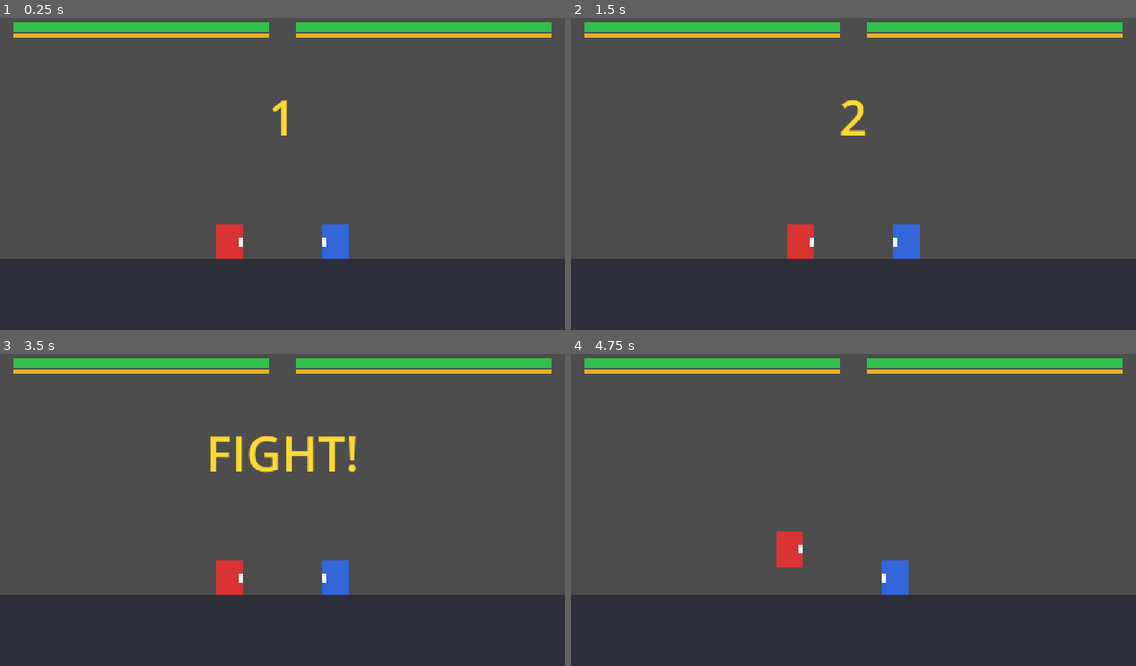
Above: before the commit, frames 1-4 (two rows, left to right).
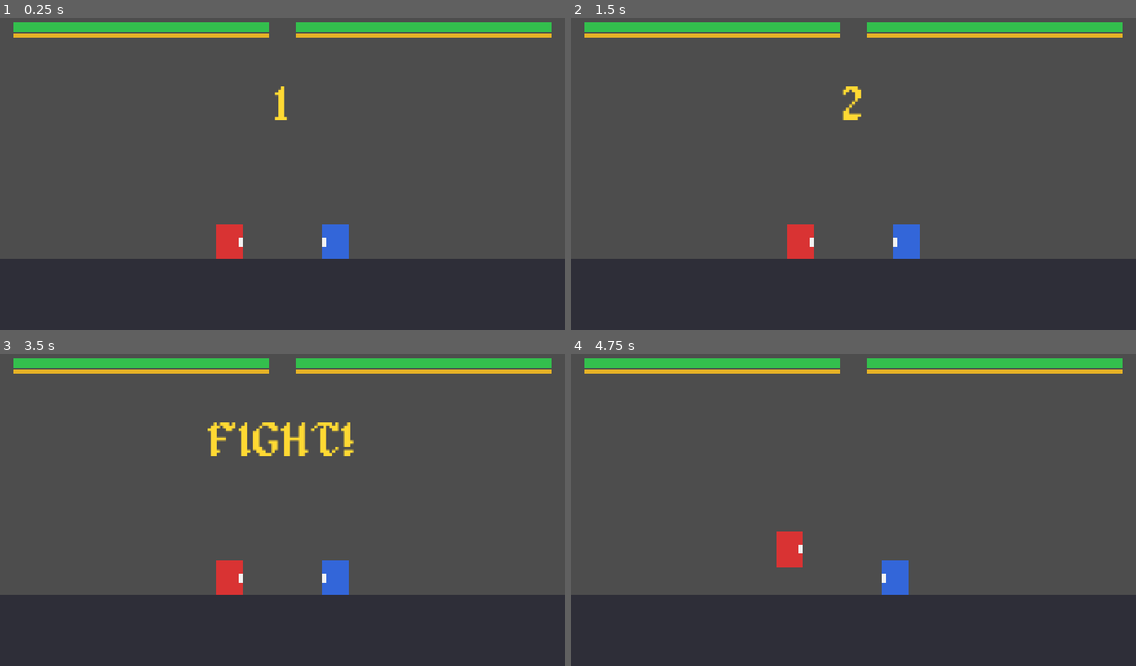
Above: after the commit, the same moments.

Repository: al5ina5/fighter
Game: Godot game, scene res://scenes/Battle.tscn
The game is run twice, just before and just after one commit, with the same random seed, the same clock (stepped at 60 frames per second) and the same inputs.
Inputs (mouse positions are in pixels of both pictures, inside the frame that each line leads up to):
- Up to frame 1 (0.25 s): no input
- Up to frame 2 (1.5 s): tap Enter at 0.5 s; move the mouse to (977, 155) at 0.52 s; hold D (p1_move_right) from 0.53 s (still down); tap S (p1_block) at 0.6 s; click (977, 155) at 0.67 s; tap W (p1_jump) at 0.77 s; tap Space at 1.25 s; move the mouse to (740, 186) at 1.27 s; tap G (p1_heavy) at 1.35 s
- Up to frame 3 (3.5 s): tap W (p1_jump) at 1.52, 3.02 s; tap Enter at 2 s; move the mouse to (339, 438) at 2.02 s; release D (p1_move_right) at 2.03 s; hold A (p1_move_left) 2.03-2.78 s; tap F (p1_light) at 2.1 s; tap Space at 2.75 s; move the mouse to (254, 572) at 2.77 s; hold D (p1_move_right) from 2.78 s (still down); tap Down (p2_block) at 2.85 s; click (254, 572) at 2.92 s
- Up to frame 4 (4.75 s): move the mouse to (1023, 553) at 3.52 s; tap L (p2_heavy) at 3.6 s; tap W (p1_jump) at 3.77, 4.52 s; move the mouse to (684, 460) at 4.27 s; release D (p1_move_right) at 4.28 s; hold A (p1_move_left) from 4.28 s (still down); tap K (p2_light) at 4.35 s

The runs differ from the first frame. In frame 1, 0.2% of the frame differs, in the area x 48-51%, y 21-38%; in frame 2, 0.4%; in frame 3, 2.0%, in the area x 36-63%, y 21-39%; in frame 4, nothing differs.

Commit message:
Apply alagard pixel font app-wide via custom theme font + deploy import step

Diff:
--- a/project.godot
+++ b/project.godot
@@ -26,6 +26,10 @@
 window/stretch/mode="canvas_items"
 window/stretch/aspect="expand"
 
+[gui]
+
+theme/custom_font="res://assets/fonts/alagard.ttf"
+
 [rendering]
 
 renderer/rendering_method="gl_compatibility"
Binary file added: assets/fonts/alagard.ttf
Not shown, added: scripts/Battle.gd.uid
Not shown, changed: scripts/deploy.sh
